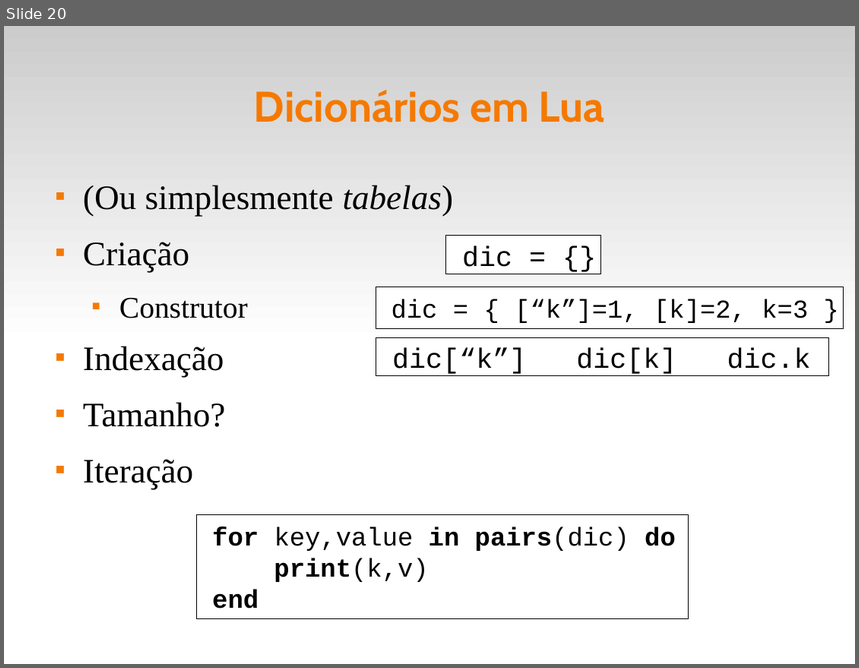
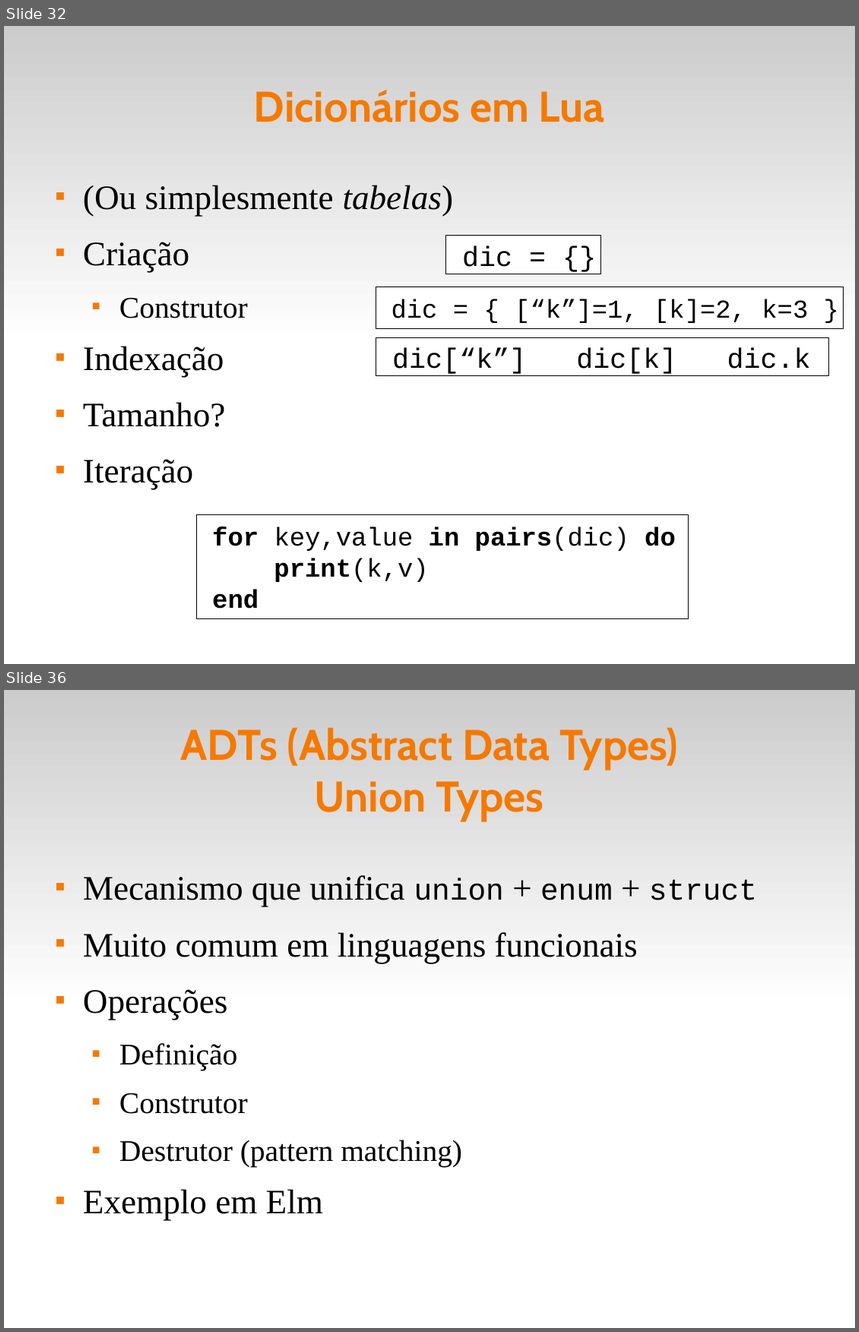
Before and after one commit to fsantanna-uerj/EDL, a slide deck: slides/edl-05-data.odp. Shown one above the other, each under a label of ours: slide 20 before the commit, slides 32 and 36 after it; the slides between them are not shown. The pictures are 859x668 and 859x1332 pixels, drawn with LibreOffice and Linux fonts; fonts in the diff are those of the drawing. Boxes give left, top, right and bottom in pixels: in the first picture for what was removed or moved away, otherwise in the second. Text is boxed around its words. In the diff, an @@ line names an element or a change of style, - is before the commit and + after.

Commit message:
(+) Tupla, Enum, Union, Lista

```diff
--- a/slides/edl-05-data.odp
+++ b/slides/edl-05-data.odp
@@ slide 36 added at box(4, 690, 855, 1328), background #FFFFFF; not listed: 1 template element that a slide beside it also shows @@
@@ title added at box(180, 727, 679, 821), 40 pt, text #F57900, bold @@
+ADTs (Abstract Data Types)
+Union Types
@@ text added at box(83, 875, 757, 1221), 32 pt, text #000000 @@
+■ Mecanismo que unifica union + enum + struct
+■ Muito comum em linguagens funcionais
+■ Operações
+  ■ Definição
+  ■ Construtor
+  ■ Destrutor (pattern matching)
+■ Exemplo em Elm
@@ what was slide 20 is now slide 32 @@
```
Also in this commit, not shown: 2 slides changed, 15 other slides added, 1 slide removed, 18 other files.
